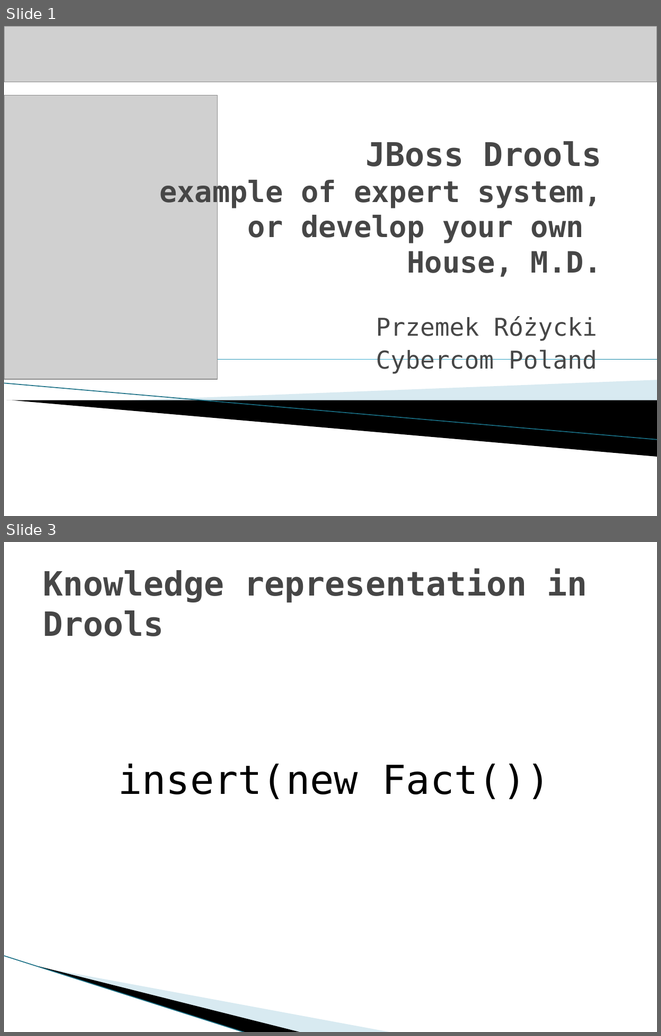
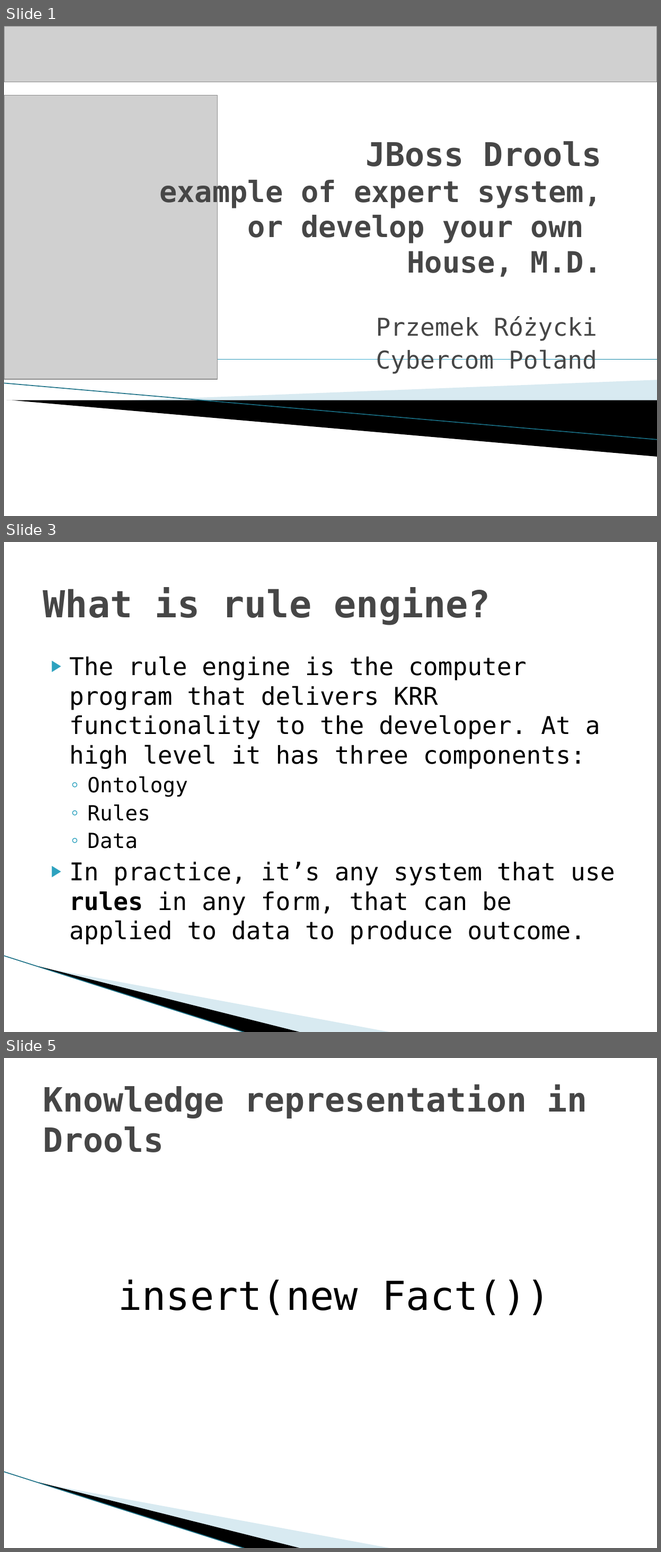
Before and after one commit to gspandy/drools-presentation-and-examples, a slide deck: drools-business-rules-engine.pptx. Shown one above the other, each under a label of ours: slides 1 and 3 before the commit, slides 1, 3 and 5 after it; the slides between them are not shown. The pictures are 661x1036 and 661x1552 pixels, drawn with LibreOffice and Linux fonts; fonts in the diff are those of the drawing; grey boxes stand for pictures; background and template pictures are left out. Boxes give left, top, right and bottom in pixels: in the first picture for what was removed or moved away, otherwise in the second. Text is boxed around its words. In the diff, an @@ line names an element or a change of style, - is before the commit and + after.

Commit message:
Tests and rules fixed

```diff
--- a/drools-business-rules-engine.pptx
+++ b/drools-business-rules-engine.pptx
@@ slide 3 added at [4, 542, 657, 1032], background #FFFFFF; not listed: 3 template elements that a slide beside it also shows @@
@@ title added at [43, 587, 491, 625], 41 pt, text #464646, bold @@
+What is rule engine?
@@ text added at [69, 656, 615, 944], 27 pt, text #000000 @@
+▶ The rule engine is the computer program that delivers KRR functionality to the developer. At a high level it has three components:
+  ◦ Ontology
+  ◦ Rules
+  ◦ Data
+▶ In practice, it’s any system that use rules in any form, that can be applied to data to produce outcome.
@@ what was slide 3 is now slide 5 @@
```
Also in this commit, not shown: 1 slide changed, 1 other slide added, 5 other files.
